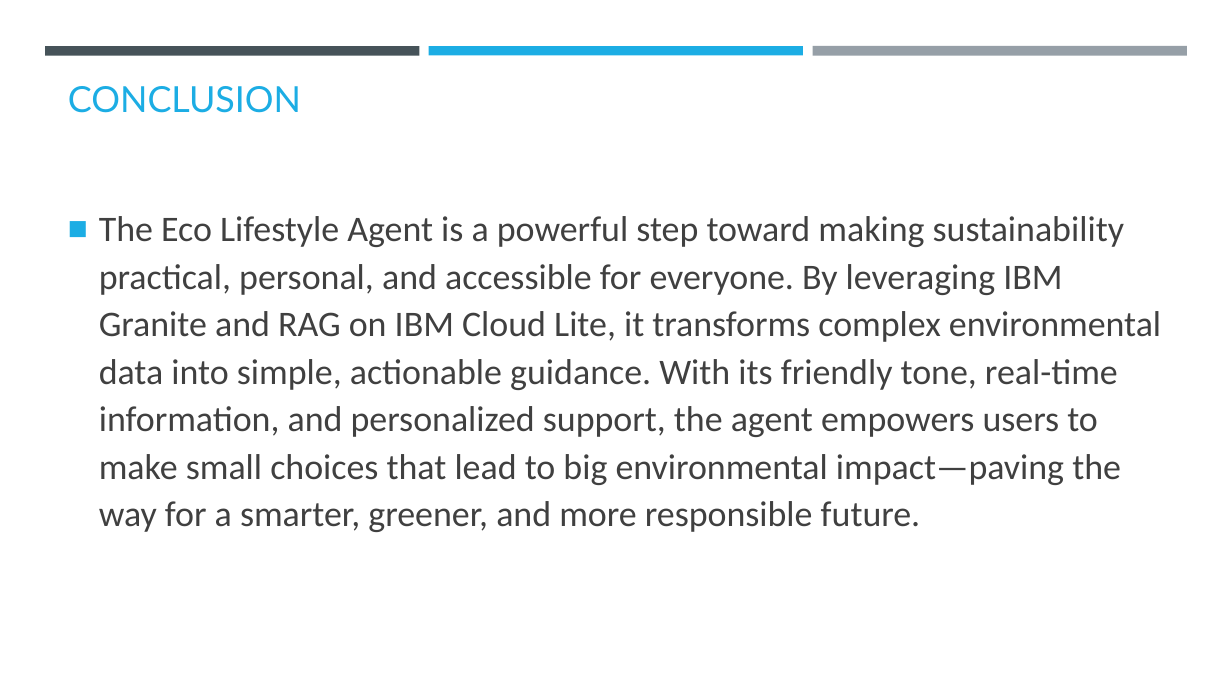
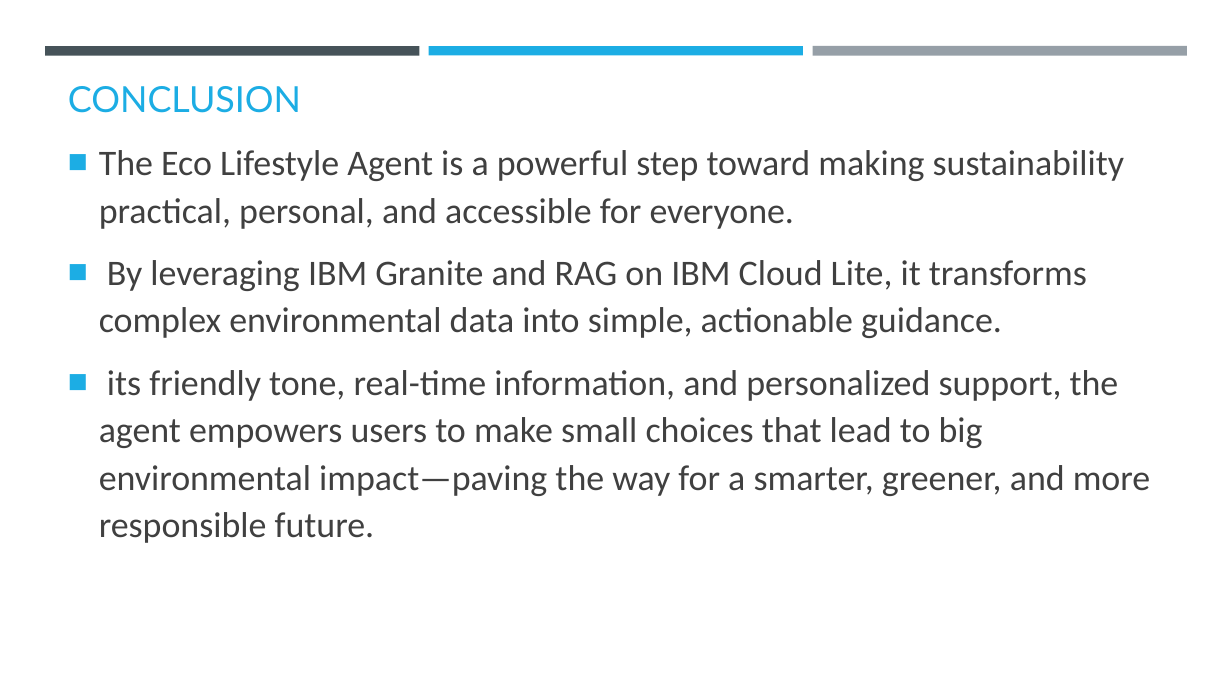
Before and after one commit to Shreyayadav111/ECO_AGENT, a slide deck: slide 12 of ECO_LIFESTYLE(SHREYA YADAV).pptx. Drawn at 1232x693 pixels with LibreOffice and Linux fonts; fonts in the diff are those of the drawing; background and template pictures are left out. Boxes give left, top, right and bottom in pixels: in the first picture for what was removed or moved away, otherwise in the second. Text is boxed around its words. In the diff, an @@ line names an element or a change of style, - is before the commit and + after.

```diff
--- a/ECO_LIFESTYLE(SHREYA YADAV).pptx
+++ b/ECO_LIFESTYLE(SHREYA YADAV).pptx
@@ text at (99, 150, 1150, 543): text changed @@
-■ The Eco Lifestyle Agent is a powerful step toward making sustainability practical, personal, and accessible for everyone. By leveraging IBM Granite and RAG on IBM Cloud Lite, it transforms complex environmental data into simple, actionable guidance. With its friendly tone, real-time information, and personalized support, the agent empowers users to make small choices that lead to big environmental impact—paving the way for a smarter, greener, and more responsible future.
+■ The Eco Lifestyle Agent is a powerful step toward making sustainability practical, personal, and accessible for everyone.
+■ By leveraging IBM Granite and RAG on IBM Cloud Lite, it transforms complex environmental data into simple, actionable guidance.
+■ its friendly tone, real-time information, and personalized support, the agent empowers users to make small choices that lead to big environmental impact—paving the way for a smarter, greener, and more responsible future.
```
Also in this commit, not shown: 8 other slides changed, 5 slides added, 5 slides removed, 1 other file.
